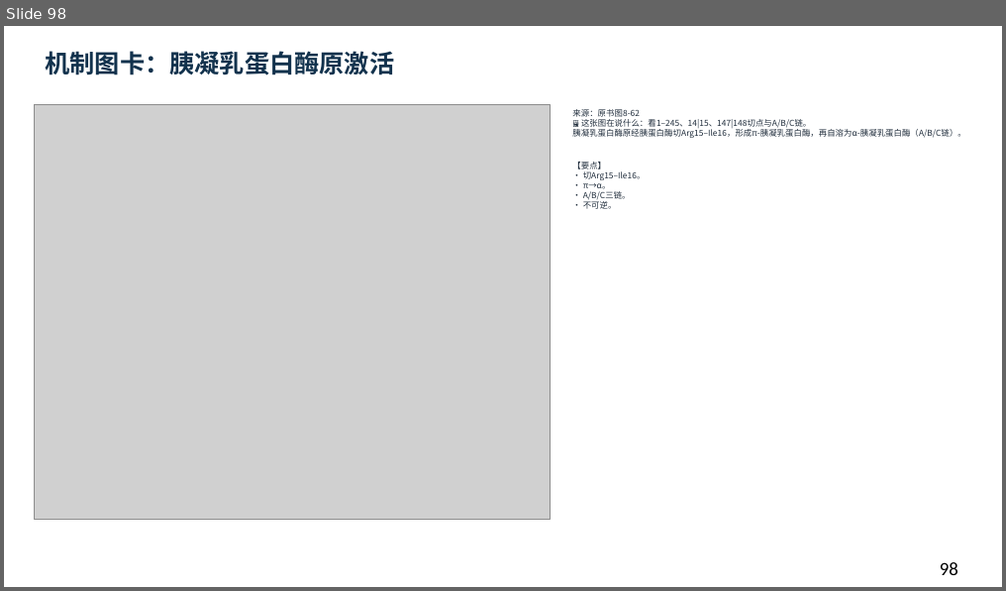
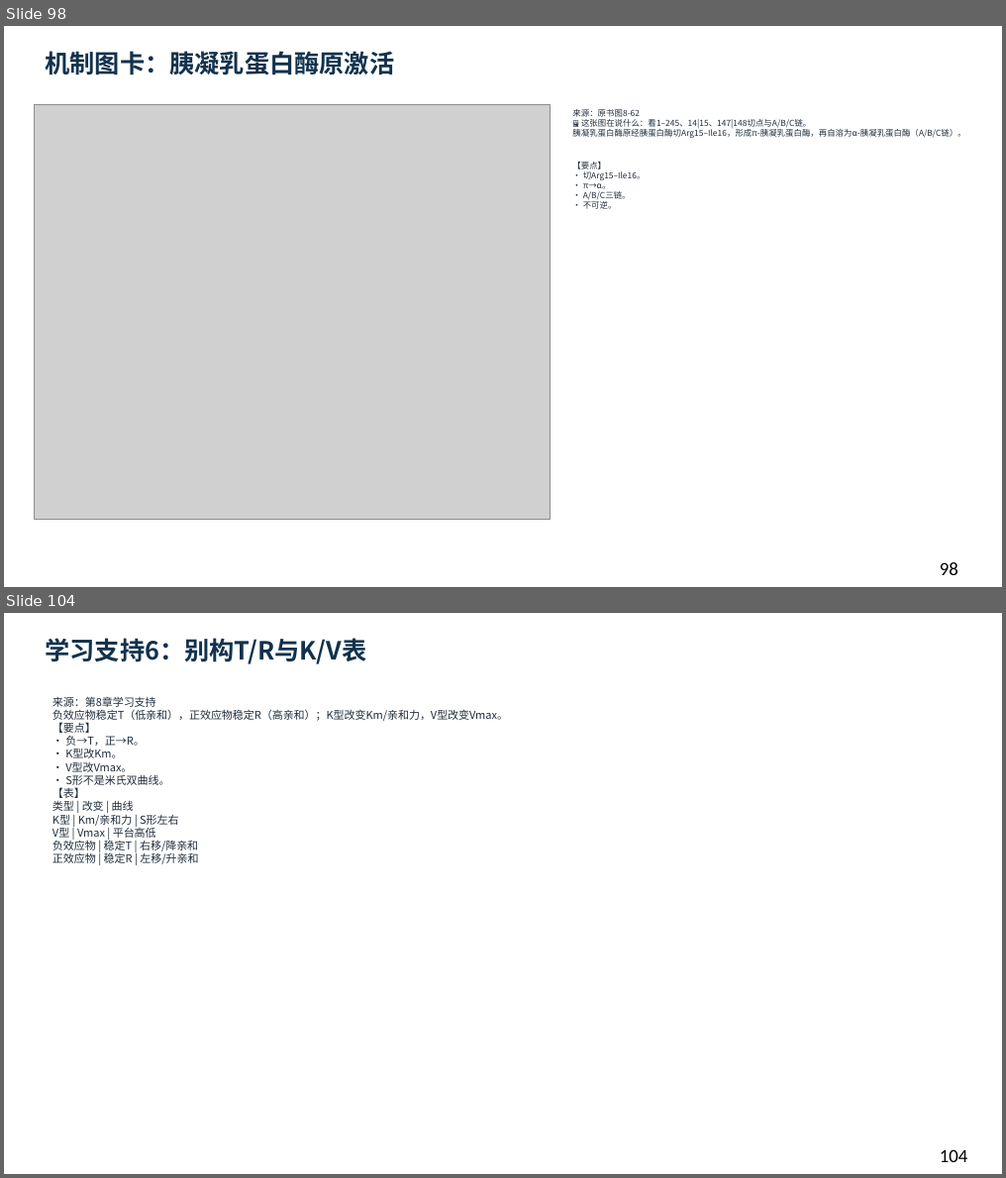
Before and after one commit to newkan-li/Biochemistry, a slide deck: downloads/bc08-ai-style.pptx. Shown one above the other, each under a label of ours: slide 98 before the commit, slides 98 and 104 after it; the slides between them are not shown. The pictures are 1006x591 and 1006x1178 pixels, drawn with LibreOffice and Linux fonts; fonts in the diff are those of the drawing; grey boxes stand for pictures. Boxes give left, top, right and bottom in pixels: in the first picture for what was removed or moved away, otherwise in the second. Text is boxed around its words. In the diff, an @@ line names an element or a change of style, - is before the commit and + after.

```diff
--- a/downloads/bc08-ai-style.pptx
+++ b/downloads/bc08-ai-style.pptx
@@ slide 104 added at (4, 613, 1002, 1174), background #FFFFFF @@
@@ text added at (45, 638, 366, 664), 24 pt, text #12324D, bold @@
+学习支持6：别构T/R与K/V表
@@ text added at (53, 696, 508, 864), 10.5 pt, text #202D3C @@
+来源：第8章学习支持
+负效应物稳定T（低亲和），正效应物稳定R（高亲和）；K型改变Km/亲和力，V型改变Vmax。
+【要点】
+• 负→T，正→R。
+• K型改Km。
+• V型改Vmax。
+• S形不是米氏双曲线。
+【表】
+类型 | 改变 | 曲线
+K型 | Km/亲和力 | S形左右
+V型 | Vmax | 平台高低
+负效应物 | 稳定T | 右移/降亲和
+正效应物 | 稳定R | 左移/升亲和
@@ text added at (940, 1150, 968, 1162), 18 pt, text #000000 @@
+104
```
Also in this commit, not shown: 1 slide changed, 8 other slides added, 6 other files.
